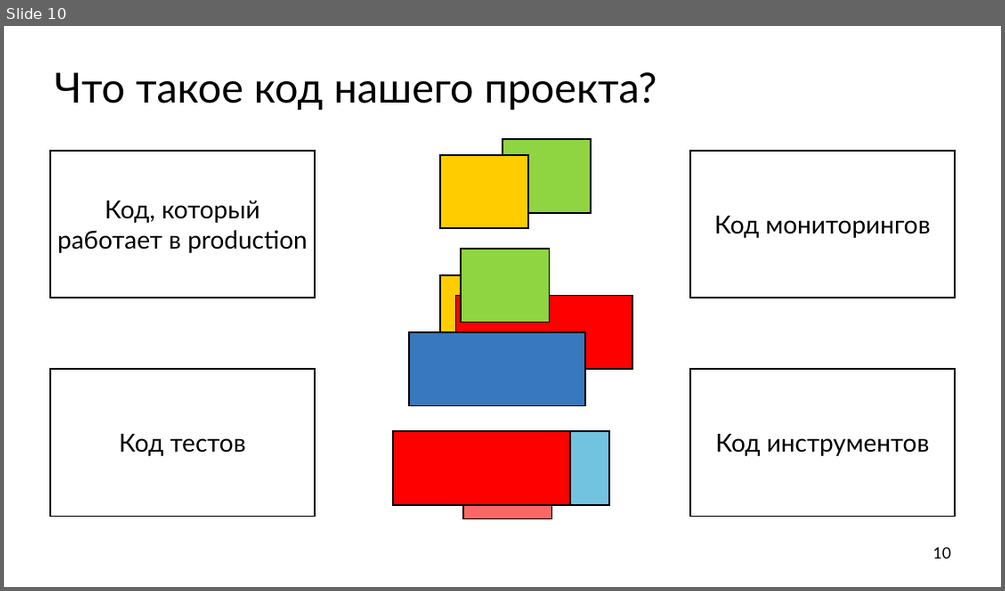
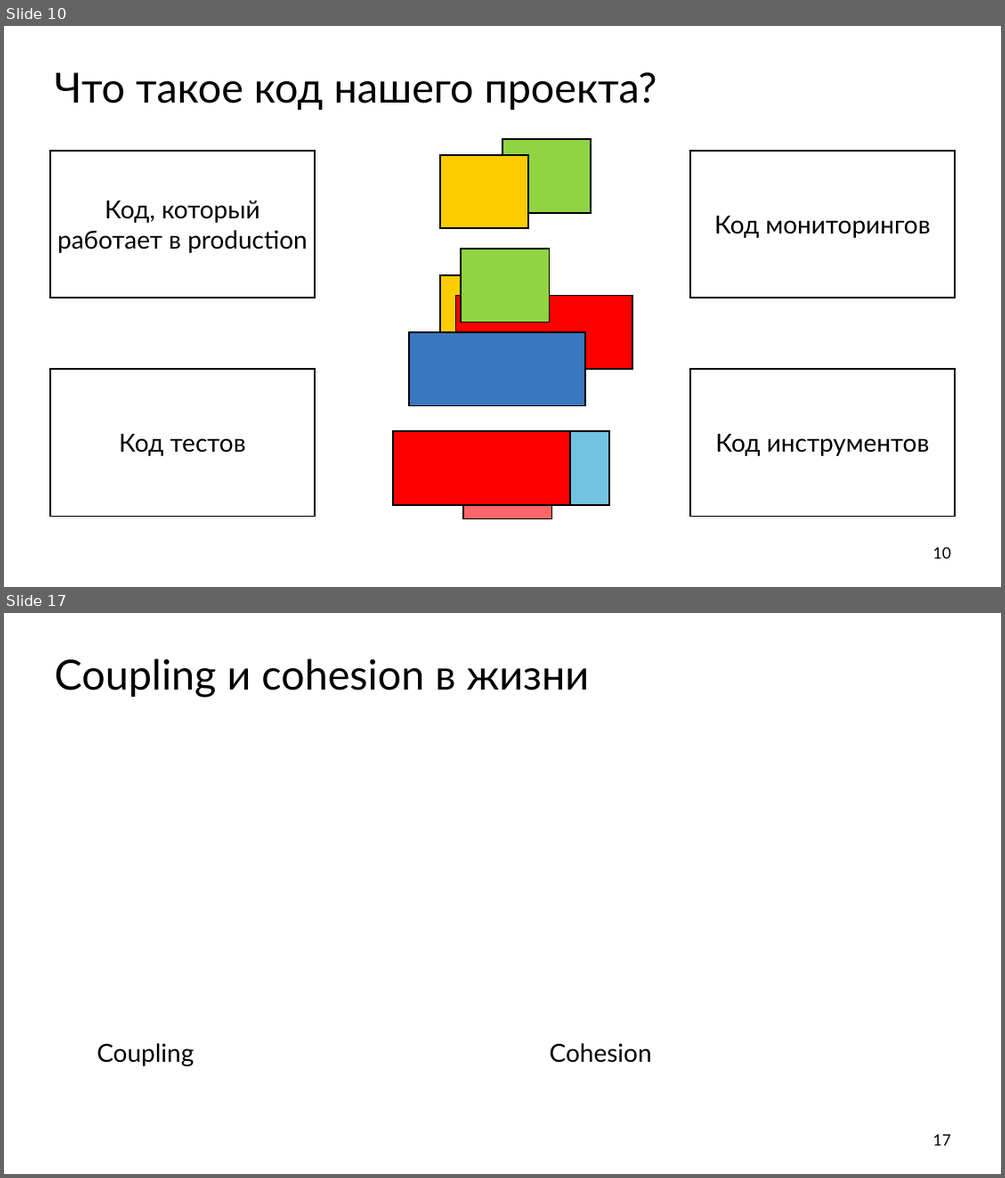
Before and after one commit to ishfb/cpprus17, a slide deck: slides.pptx. Shown one above the other, each under a label of ours: slide 10 before the commit, slides 10 and 17 after it; the slides between them are not shown. The pictures are 1005x591 and 1005x1178 pixels, drawn with LibreOffice and Linux fonts; fonts in the diff are those of the drawing. Boxes give left, top, right and bottom in pixels: in the first picture for what was removed or moved away, otherwise in the second. Text is boxed around its words. In the diff, an @@ line names an element or a change of style, - is before the commit and + after.

```diff
--- a/slides.pptx
+++ b/slides.pptx
@@ slide 17 added at [4,613,1001,1174], background #FFFFFF @@
@@ title added at [55,658,590,698], 80 pt, text #000000 @@
+Coupling и cohesion в жизни
@@ text added at [97,1043,194,1066], 48 pt, text #000000 @@
+Coupling
@@ text added at [550,1043,652,1062], 48 pt, text #000000 @@
+Cohesion
@@ page number added at [933,1134,951,1145], 30 pt, text #000000 @@
+17
```
Also in this commit, not shown: 8 other slides added.
